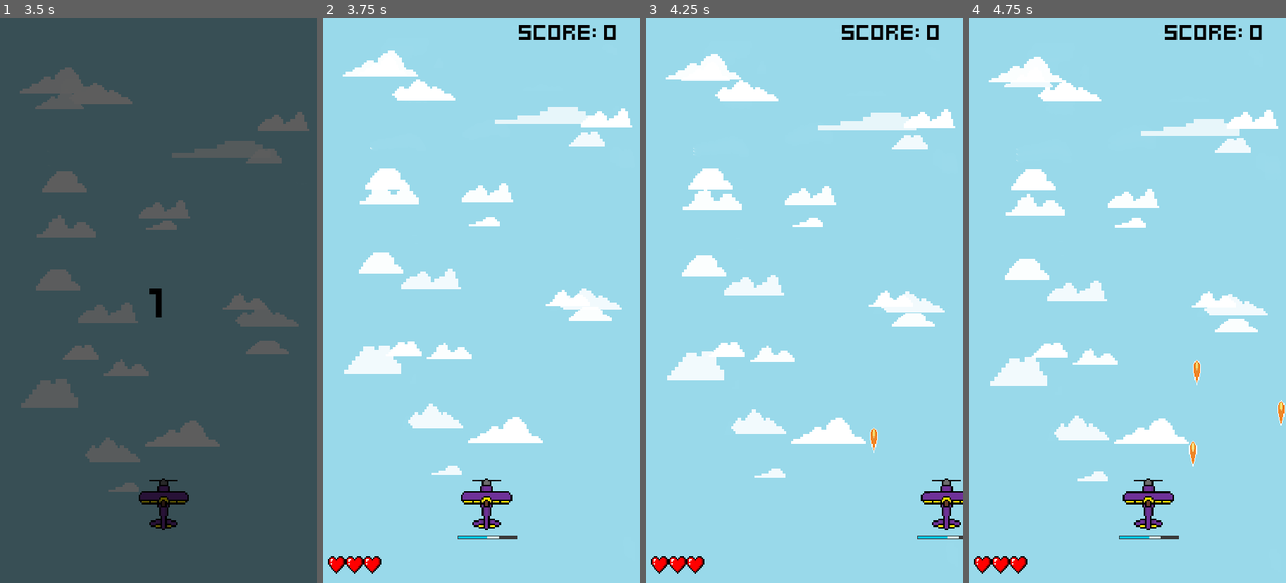
Above: before the commit, frames 1-4 (left to right).
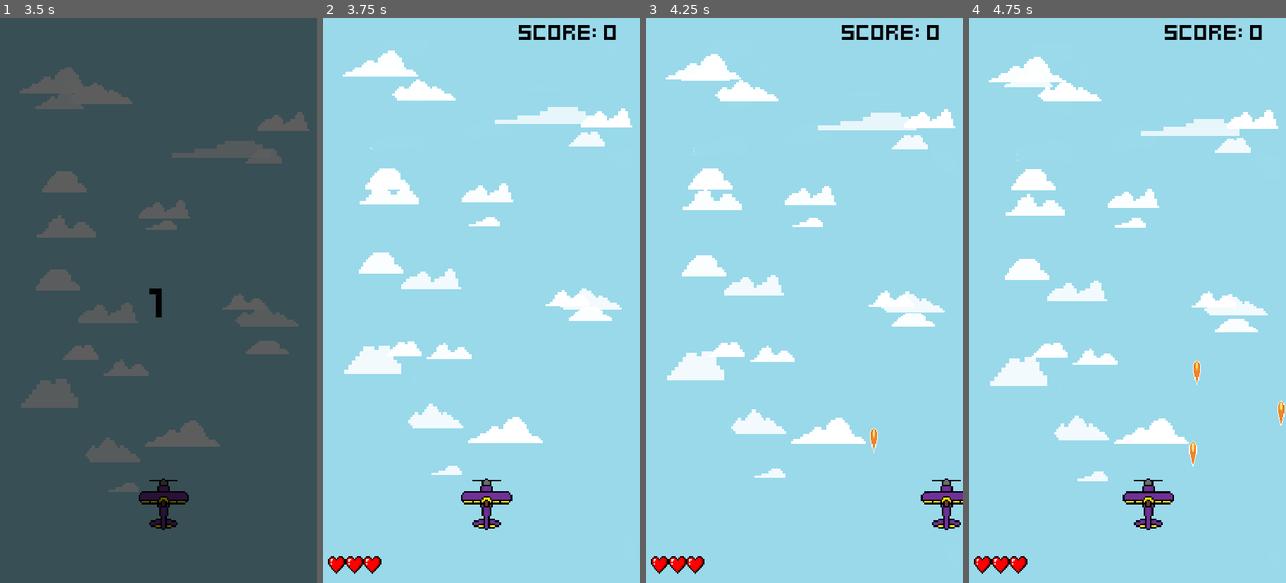
Above: after the commit, the same moments.

Repository: edmundyu2008/LeBombJames
Game: Godot game, scene res://UI/main_menu.tscn
The game is run twice, just before and just after one commit, with the same random seed, the same clock (stepped at 60 frames per second) and the same inputs.
Inputs (mouse positions are in pixels of both pictures, inside the frame that each line leads up to):
- Up to frame 1 (3.5 s): click (88, 311) at 0.5 s; tap Enter (ui_accept) at 1.25, 1.52, 2.27 s; hold Right (ui_right) 1.28-2.03 s; hold Left (ui_left) 2.03-2.78 s; hold Right (ui_right) from 2.78 s (still down)
- Up to frame 2 (3.75 s): keep holding Right (ui_right)
- Up to frame 3 (4.25 s): keep holding Right (ui_right); tap Enter (ui_accept) at 3.77 s
- Up to frame 4 (4.75 s): release Right (ui_right) at 4.28 s; hold Left (ui_left) from 4.28 s (still down); tap Enter (ui_accept) at 4.52 s

Frame 1 is identical in both runs. In frame 2, 0.1% of the frame differs, in the area x 42-62%, y 91-93%; in frame 3, less than 0.1%; in frame 4, 0.1%.

Commit message:
aaaaaaaaaaa

Diff:
--- a/player_plane/plane.tscn
+++ b/player_plane/plane.tscn
@@ -14,7 +14,6 @@
 [ext_resource type="Script" path="res://components/player_destroyed_component.gd" id="12_popir"]
 [ext_resource type="Script" path="res://components/player_health.gd" id="13_gr61j"]
 [ext_resource type="Resource" uid="uid://crfoy43it46ev" path="res://game_stats.tres" id="14_imwu1"]
-[ext_resource type="PackedScene" uid="uid://c0ap7bfgjphxk" path="res://player_plane/playerenergybar.tscn" id="15_54fp3"]
 
 [sub_resource type="SpriteFrames" id="SpriteFrames_87lq6"]
 animations = [{
@@ -85,9 +84,3 @@
 [node name="PlayerHealth" type="Node" parent="."]
 script = ExtResource("13_gr61j")
 game_stats = ExtResource("14_imwu1")
-
-[node name="PlayerEnergyBar" parent="." instance=ExtResource("15_54fp3")]
-offset_left = -50.0
-offset_top = 52.0
-offset_right = 50.0
-offset_bottom = 56.0
Not shown: 1 places in player_plane/plane.tscn that only renumber resources
